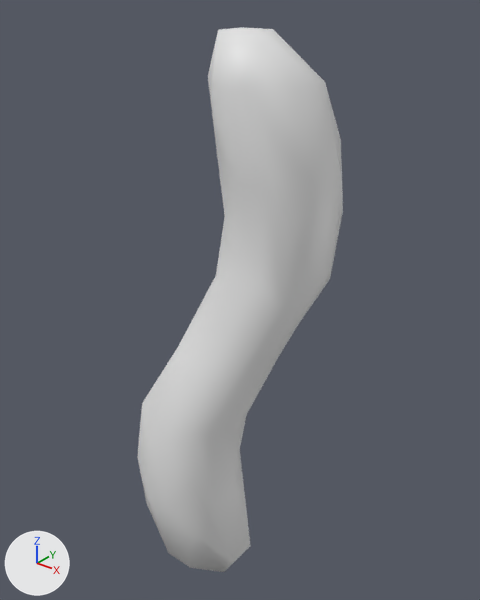
The FBX model Assets/Art/em/assets/testtube.guy.fbx as it was, and as the next commit left it.
The view is the same before and after, from a 50 mm camera at (1.322, -1.601, 3.353) aimed at (-0.012, 0.067, 2.318). The axes (+X, +Y, +Z) are drawn at lower left. The lights are the same throughout. Where no turn or scale is listed for an object, it has been applied to the vertices.

Script lines for the objects in view, before the commit:
```python
me_cube_013 = bpy.data.meshes.new('Cube.013')
me_cube_013.from_pydata(...)  # 92 vertices, 90 faces; spans x -0.29..0.3, y -0.3..0.3, z 1.14..3.22
ob_bo_tube_lilguy_done = bpy.data.objects.new('bo.tube.lilguy DONE', me_cube_013)
ob_bo_tube_lilguy_done.location = (0.0, 0.0, 0.0)
```
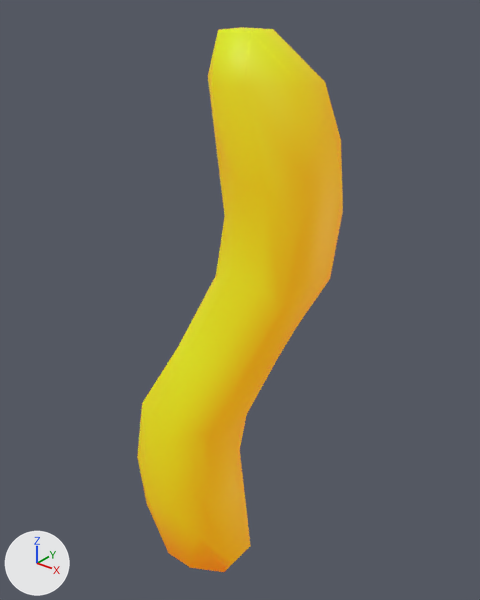
The newer file is also rescaled (x0.424), turned or shifted as a whole; pictures and numbers use the older file's frame.

Pixel boxes (x1, y1, x2, y2) of what changed, in the pictures (480 x 600 px):
```json
{"object": "bo.tube.lilguy DONE", "change": "recoloured", "before": [137, 27, 343, 572], "after": [137, 27, 343, 572], "on screen": "grey to yellow"}
```

Edits to the scene script, one JSON object a line:
```json
{"op": "add", "block": "img_em_v2testtube_text_defaultmaterial_basemap_copy_png", "code": ["img_em_v2testtube_text_defaultmaterial_basemap_copy_png = load_image('EM_V2testtube.text_DefaultMaterial_BaseMap copy.png', '../textures/EM_V2testtube.text_DefaultMaterial_BaseMap copy.png', 2048, 2048, 'sRGB')"]}
{"op": "add", "block": "img_t_testtube_text_defaultmaterial_basemap_png", "code": ["img_t_testtube_text_defaultmaterial_basemap_png = load_image('T_testtube.text_DefaultMaterial_BaseMap.png', '../textures/T_testtube.text_DefaultMaterial_BaseMap.png', 2048, 2048, 'sRGB')"]}
{"op": "add", "block": "mat_material_004", "code": ["mat_material_004 = bpy.data.materials.new('Material.004')", "# uses the picture img_em_v2testtube_text_defaultmaterial_basemap_copy_png", "# uses the picture img_t_testtube_text_defaultmaterial_basemap_png"]}
{"block": "me_cube_013", "where": "me_cube_013.from_pydata(...)  # 92 vertices, 90 faces; spans x -0.29..0.3, y -0.3..0.3, z 1.14..3.22"}
{"op": "add", "block": "me_cube_013", "code": "me_cube_013.materials.append(mat_material_004)"}
```
